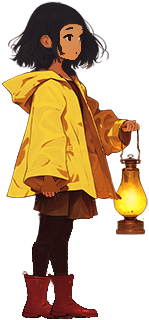
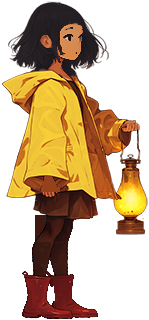
Comparing the layer stacks of the two 149 × 320 images. Changes:
painted on "Hair_Front" over [66, 22, 83, 42]
painted on "Dress" over [36, 214, 65, 244]
painted on "Boot_R" over [48, 278, 86, 320]
painted on "Leg_Lower_R" over [49, 217, 69, 274]
painted on "Leg_Upper_R" over [47, 217, 72, 250]
painted on "Boot_L" over [22, 271, 78, 319]
painted on "Leg_Lower_L" over [22, 241, 54, 278]
painted on "Leg_Upper_L" over [31, 211, 57, 251]
